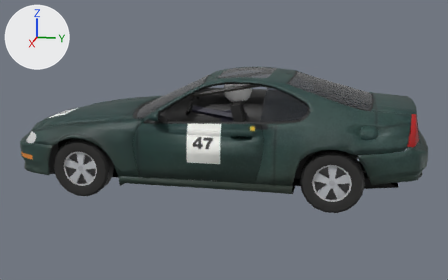
The glTF model public/cars/field/models/47.glb: old version first, new version second.
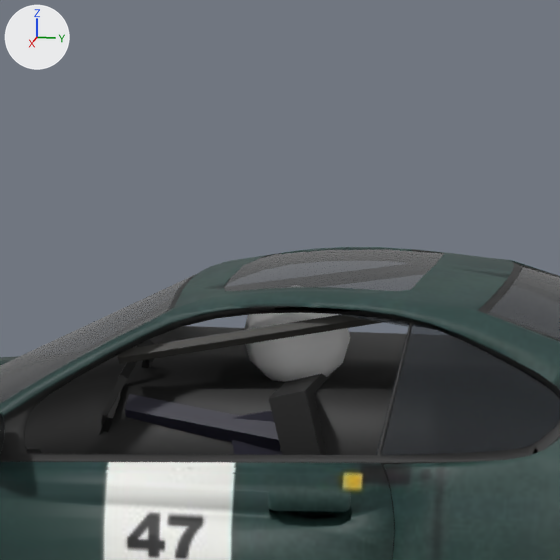
There are two pictures of each version: one whole from a 50 mm camera at (6.57, 1.38, 2.11) aimed at (0.03, 0.07, 0.48), one close up on the part from 35% to 69% of the width and 0% to 53% of the height. Arrows for +X, +Y and +Z are at upper left; the lights stay in place. The last two pictures show the newer version. Vertices at exactly the same position are counted once.

Names of what the first close-up shows: 'body'.
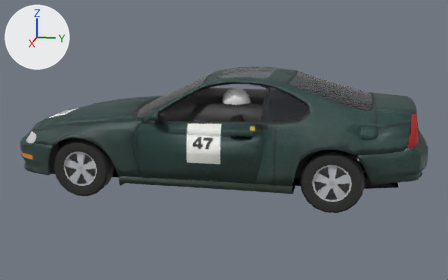
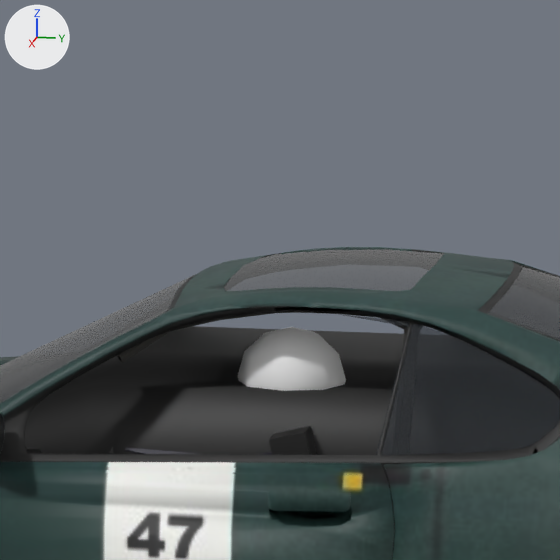
Location of each change, [x1, y1, x2, y2] in pixels of the close-ups (560 x 560 px; the box of a moved part takes in the faces that stretch with it):
part 1 of me_body_mesh, moved or reshaped
    before: [269, 370, 335, 455]
    after: [269, 426, 317, 455]
part 2 of me_body_mesh, moved or reshaped (mostly hidden afterwards)
    before: [231, 410, 282, 455]
    after: [257, 452, 272, 455]
part 3 of me_body_mesh, moved or reshaped (mostly hidden afterwards)
    before: [125, 394, 281, 452]
    after: [125, 447, 197, 454]
part 4 of me_body_mesh, moved or reshaped
    before: [244, 313, 350, 382]
    after: [238, 327, 346, 391]
part 5 of me_body_mesh, moved or reshaped (mostly hidden afterwards)
    before: [99, 312, 436, 435]
    after: [103, 282, 409, 454]

Edits to the bpy script that builds the scene:
```text
Change me_body_mesh:
    used by ob_body; location = (0.0, 0.0, 0.0)
    remove me_body_mesh.from_pydata(...)  # 5500 vertices, 7787 faces; spans x -0.93..0.93, y -2.19..2.19, z 0.13..1.26
    add me_body_mesh.from_pydata(...)  # 5535 vertices, 7857 faces; spans x -0.93..0.93, y -2.19..2.19, z 0.13..1.26
    me_body_mesh part 1: the loose piece of 8 vertices spanning x 0.12..0.62, y 0.25..0.5, z 0.35..0.99 is moved by (0.0, 0.0, -0.11)
    me_body_mesh part 2: the loose piece of 8 vertices spanning x 0.19..0.55, y 0.12..0.43, z 0.36..0.93 is moved by (0.0, 0.0, -0.11)
    me_body_mesh part 3: the loose piece of 10 vertices spanning x 0.48..0.58, y -0.16..0.28, z 0.81..0.95 is moved by (0.0, 0.0, -0.11)
    me_body_mesh part 4: the loose piece of 42 vertices spanning x 0.17..0.43, y 0.11..0.41, z 0.94..1.22 is moved by (0.07, 0.0, -0.1)
    me_body_mesh part 5
    72 vertices are removed from x -0.53..0.61, y -0.28..1.06, z 0.71..1.2
    148 faces are deleted
    15 vertices move from x -0.61..0.24, y -0.17..1.05, z 0.87..1.2 to x -0.6..0.24, y -0.17..0.1, z 0.87..1.18
    92 vertices are added at x -0.54..0.61, y -0.28..0.62, z 0.6..1.22
    192 new faces join them, mat_car47_livery (picture img_livery)
    other edits to the shape of me_body_mesh do not show in these pictures
```
